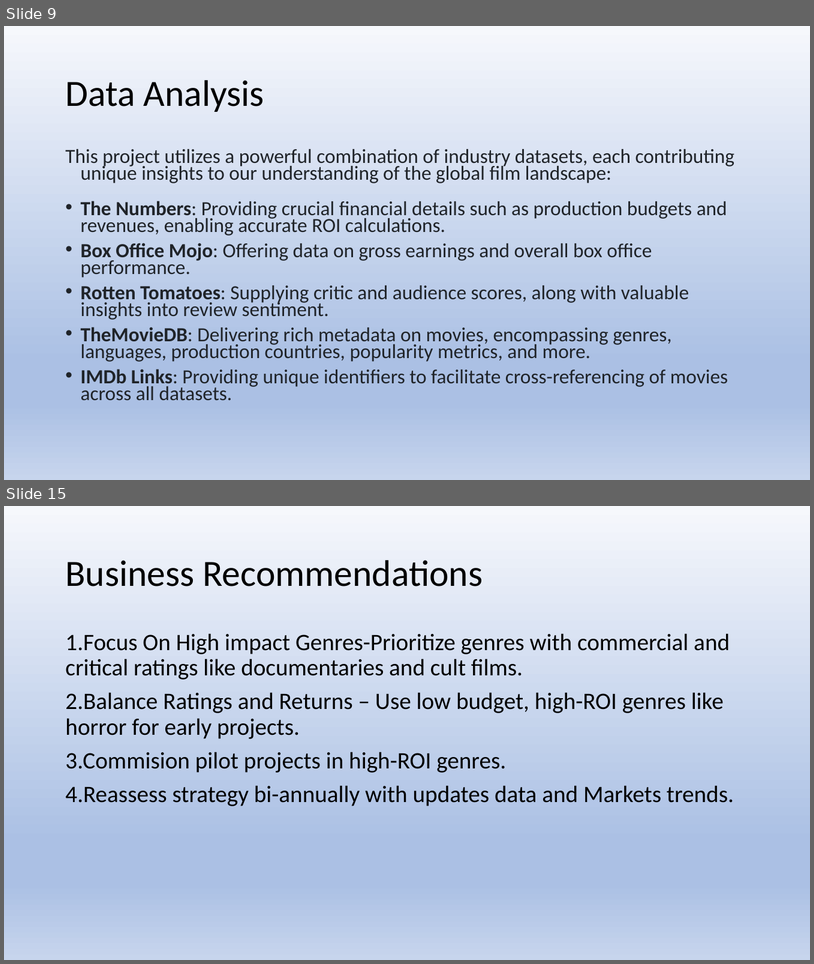
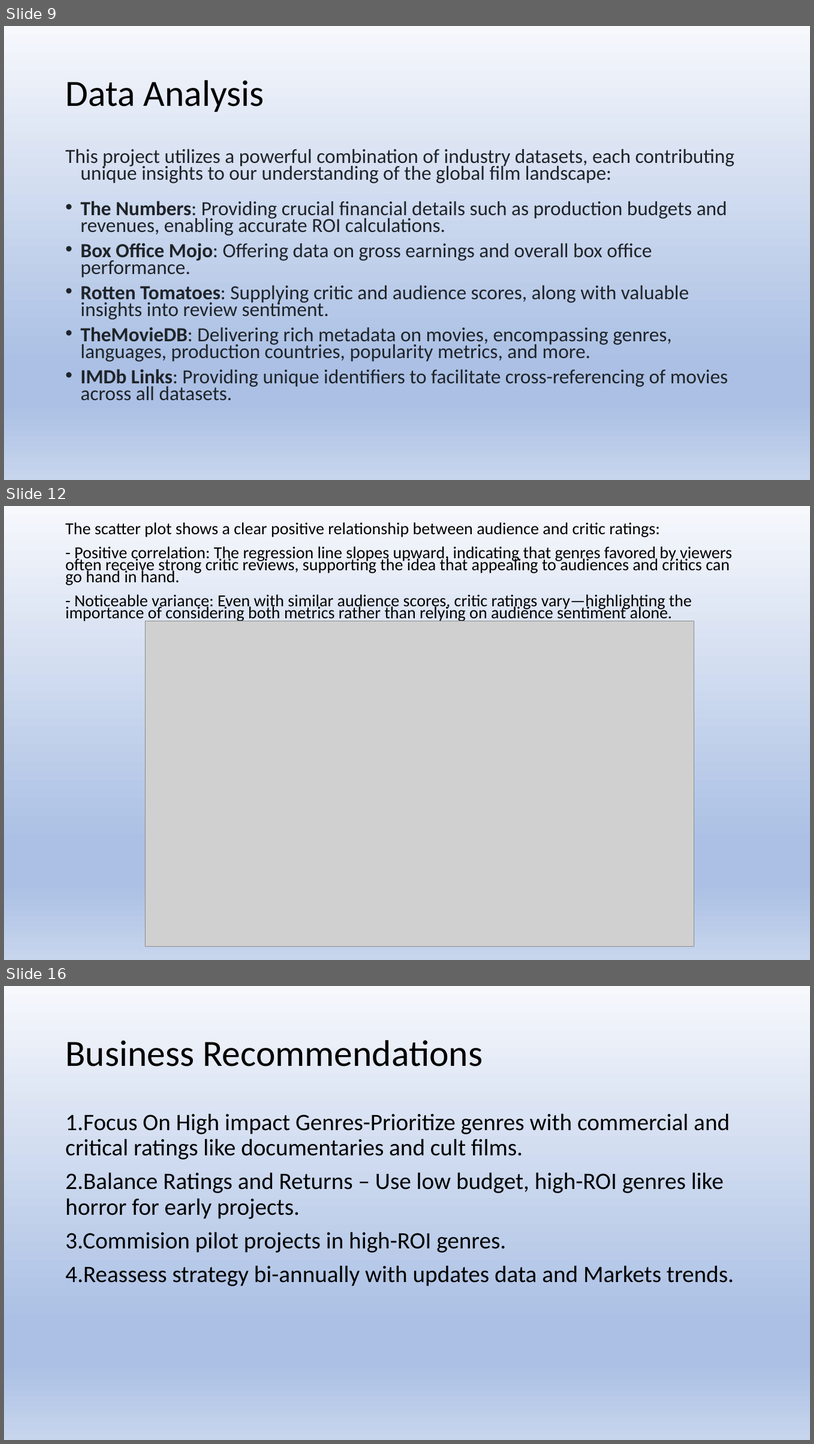
Before and after one commit to RomeC-137/Phase-G-2-Project, a slide deck: presentation.pdf.pptx. Shown one above the other, each under a label of ours: slides 9 and 15 before the commit, slides 9, 12 and 16 after it; the slides between them are not shown. The pictures are 814x964 and 814x1444 pixels, drawn with LibreOffice and Linux fonts; fonts in the diff are those of the drawing; grey boxes stand for pictures. Boxes give left, top, right and bottom in pixels: in the first picture for what was removed or moved away, otherwise in the second. Text is boxed around its words. In the diff, an @@ line names an element or a change of style, - is before the commit and + after.

Commit message:
updating

```diff
--- a/presentation.pdf.pptx
+++ b/presentation.pdf.pptx
@@ slide 12 added at box(4, 506, 810, 960), background gradient #F6F8FC to #ABC0E4 to #C7D5ED @@
@@ title added at box(65, 522, 732, 621), 20 pt, text #000000 @@
+The scatter plot shows a clear positive relationship between audience and critic ratings:
+- Positive correlation: The regression line slopes upward, indicating that genres favored by viewers often receive strong critic reviews, supporting the idea that appealing to audiences and critics can go hand in hand.
+- Noticeable variance: Even with similar audience scores, critic ratings vary—highlighting the importance of considering both metrics rather than relying on audience sentiment alone.
@@ picture added at box(146, 621, 694, 946) @@
@@ what was slide 15 is now slide 16 @@
```
Also in this commit, not shown: 1 slide changed, 4 other slides added, 4 slides removed.
